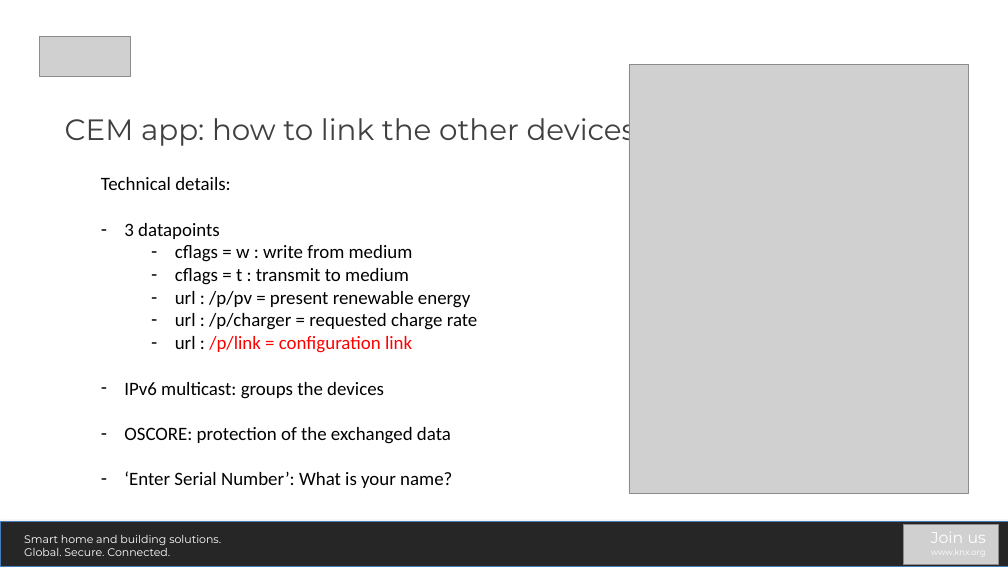
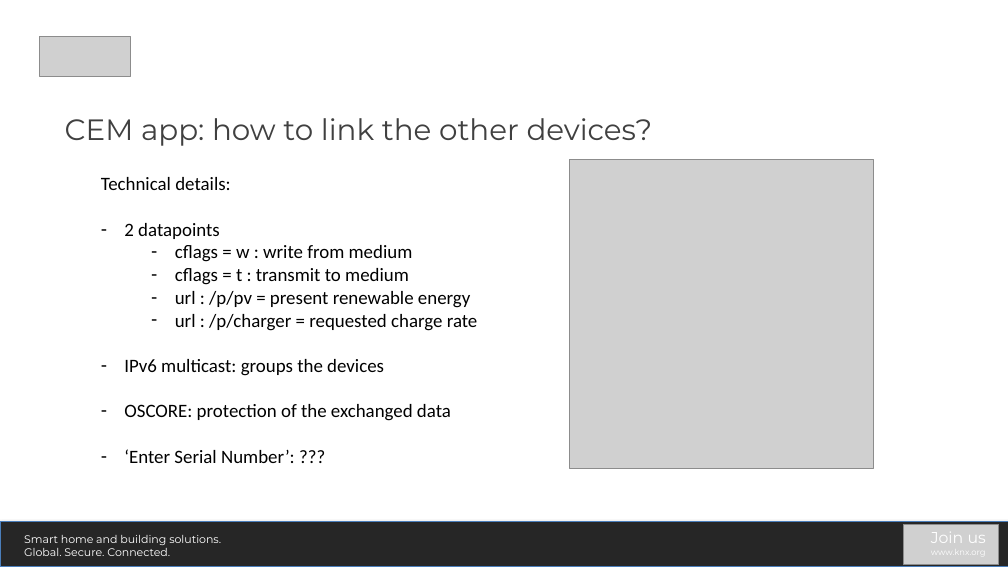
Before and after one commit to Adam-Maciuga/sdk-knx-iot-point-api-stack, a slide deck: slide 11 of apps/EMS/EMS-phase2.pptx. Drawn at 1008x567 pixels with LibreOffice and Linux fonts; fonts in the diff are those of the drawing; grey boxes stand for pictures. Boxes give left, top, right and bottom in pixels: in the first picture for what was removed or moved away, otherwise in the second. Text is boxed around its words. In the diff, an @@ line names an element or a change of style, - is before the commit and + after.

```diff
--- a/apps/EMS/EMS-phase2.pptx
+++ b/apps/EMS/EMS-phase2.pptx
@@ picture removed at (629,65,969,494) @@
@@ picture added at (570,160,873,469) @@
@@ text at (124,223,220,239): text changed @@
-– 3 datapoints
+– 2 datapoints
@@ text at (175,336,412,353): paragraph removed @@
-  – url : /p/link = configuration link
@@ text at (124,449,295,463): text changed @@
-– ‘Enter Serial Number’: What is your name?
+– ‘Enter Serial Number’: ???
```
Also in this commit, not shown: 4 other slides changed, 4 slides added, 1 slide removed, 6 other files.
